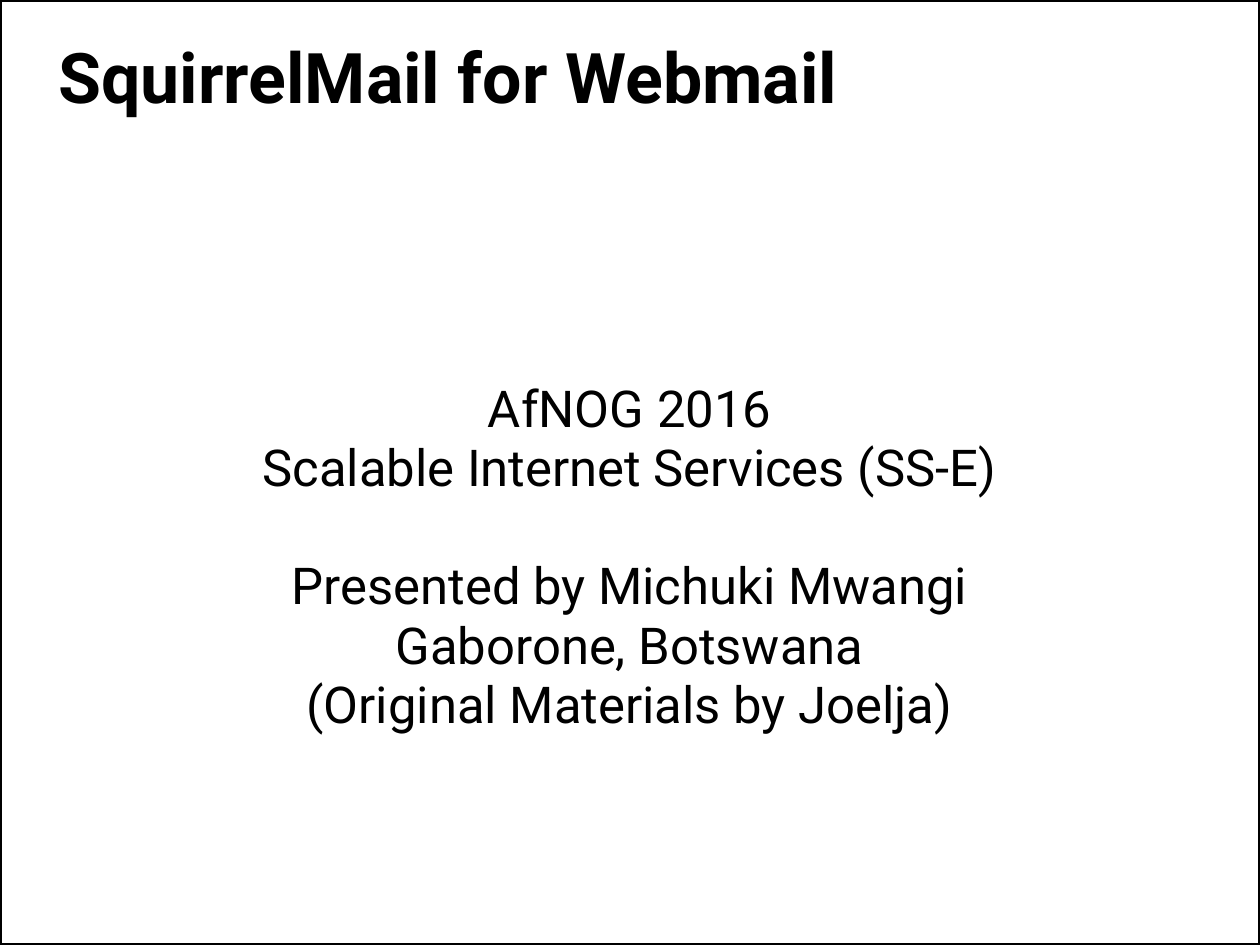
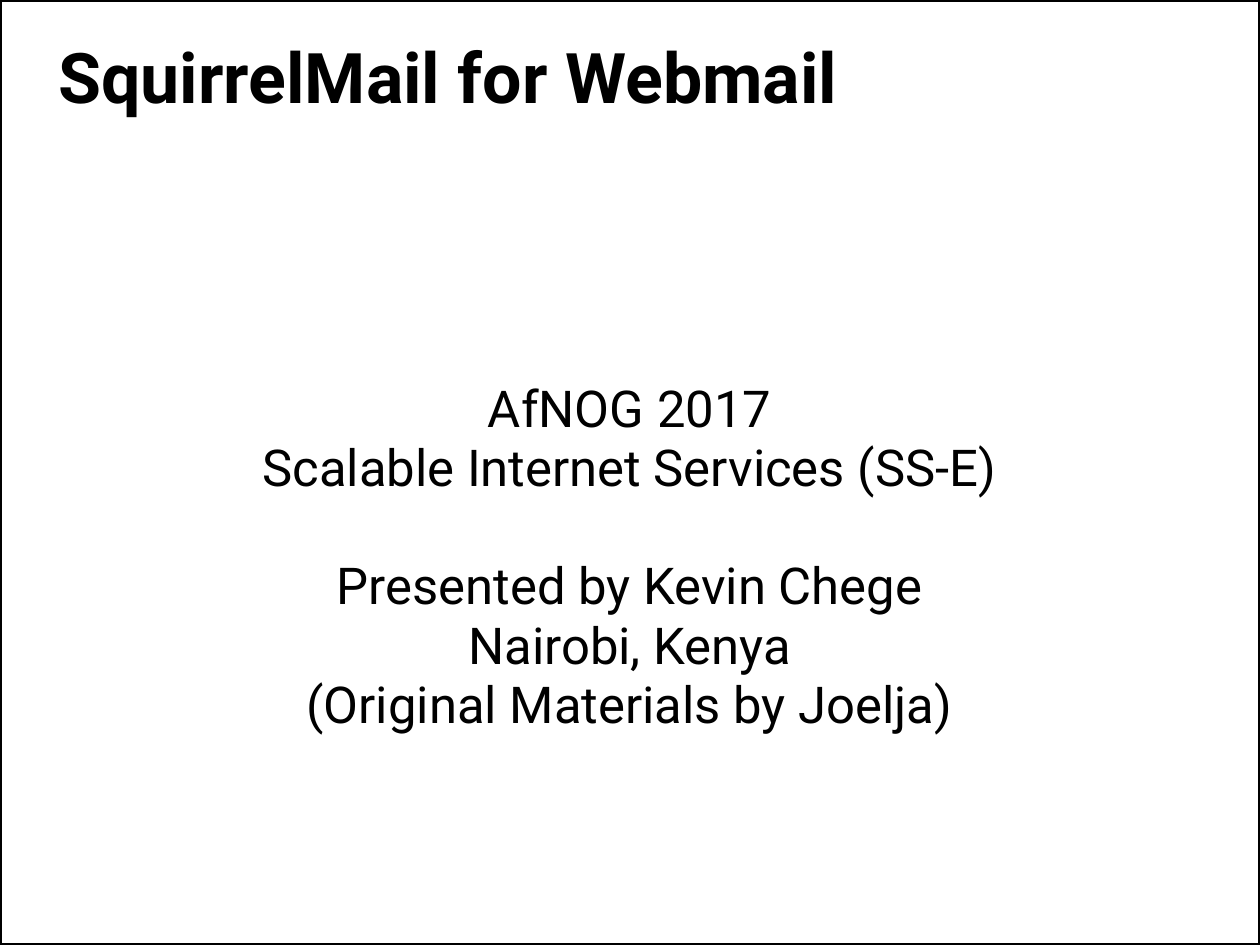
Before and after one commit to afnog/afnog.github.io, a slide deck: slide 1 of sse/squirrelmail/squirrelmail-intro.ppt. Drawn at 1260x945 pixels with LibreOffice and Linux fonts; fonts in the diff are those of the drawing; background and template pictures are left out. Boxes give left, top, right and bottom in pixels: in the first picture for what was removed or moved away, otherwise in the second. Text is boxed around its words. In the diff, an @@ line names an element or a change of style, - is before the commit and + after.

```diff
--- a/sse/squirrelmail/squirrelmail-intro.ppt
+++ b/sse/squirrelmail/squirrelmail-intro.ppt
@@ subtitle at bbox=[488, 388, 771, 428]: text changed @@
-AfNOG 2016
+AfNOG 2017
@@ subtitle at bbox=[337, 566, 922, 675]: text changed @@
-Presented by Michuki Mwangi
-Gaborone, Botswana
+Presented by Kevin Chege
+Nairobi, Kenya
```
Also in this commit, not shown: 2 other files.
